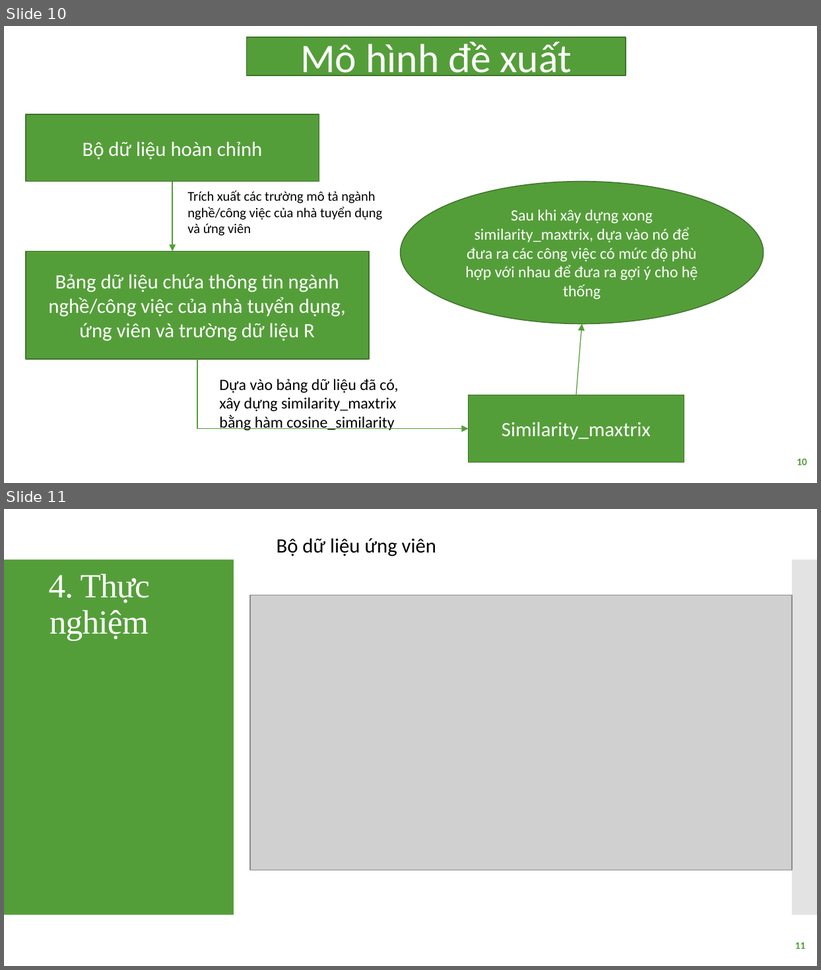
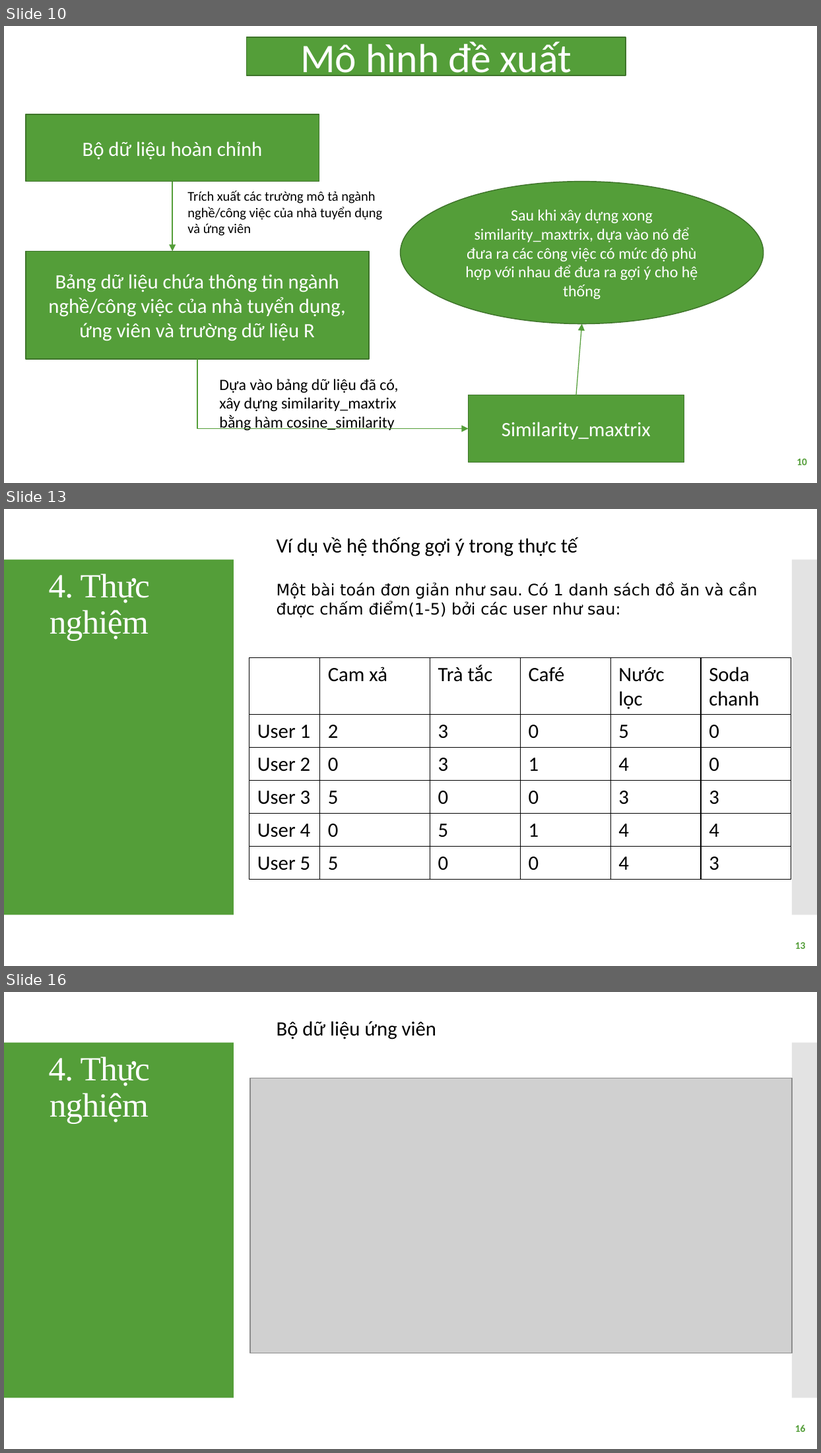
Before and after one commit to hoangtuyenblogger/Collaborative-filtering, a slide deck: Báo cáo/thuyết trình báo cáo.pptx. Shown one above the other, each under a label of ours: slides 10 and 11 before the commit, slides 10, 13 and 16 after it; the slides between them are not shown. The pictures are 821x970 and 821x1453 pixels, drawn with LibreOffice and Linux fonts; fonts in the diff are those of the drawing; grey boxes stand for pictures. Boxes give left, top, right and bottom in pixels: in the first picture for what was removed or moved away, otherwise in the second. Text is boxed around its words. In the diff, an @@ line names an element or a change of style, - is before the commit and + after.

```diff
--- a/Báo cáo/thuyết trình báo cáo.pptx
+++ b/Báo cáo/thuyết trình báo cáo.pptx
@@ slide 13 added at box(4, 509, 817, 966), background #FFFFFF; not listed: 2 template elements that a slide beside it also shows @@
@@ text added at box(277, 537, 578, 557), 18 pt, text #000000 @@
+Ví dụ về hệ thống gợi ý trong thực tế
@@ title added at box(49, 574, 150, 641), 30 pt, text #FFFFFF @@
+4. Thực nghiệm
@@ text added at box(277, 583, 757, 618), 14 pt, text #000000 @@
+Một bài toán đơn giản như sau. Có 1 danh sách đồ ăn và cần được chấm điểm(1-5) bởi các user như sau:
@@ table added at box(250, 657, 791, 873), 6 rows, 6 columns @@
+ | Cam xả | Trà tắc | Café | Nước lọc | Soda chanh
+User 1 | 2 | 3 | 0 | 5 | 0
+User 2 | 0 | 3 | 1 | 4 | 0
+User 3 | 5 | 0 | 0 | 3 | 3
+User 4 | 0 | 5 | 1 | 4 | 4
+User 5 | 5 | 0 | 0 | 4 | 3
@@ page number added at box(795, 943, 806, 949), 9 pt, text #549E39, bold @@
+13
@@ what was slide 11 is now slide 16 @@
@@ page number at box(795, 1425, 806, 1432): text changed @@
-11
+16
```
Also in this commit, not shown: 2 slides changed, 4 other slides added.
